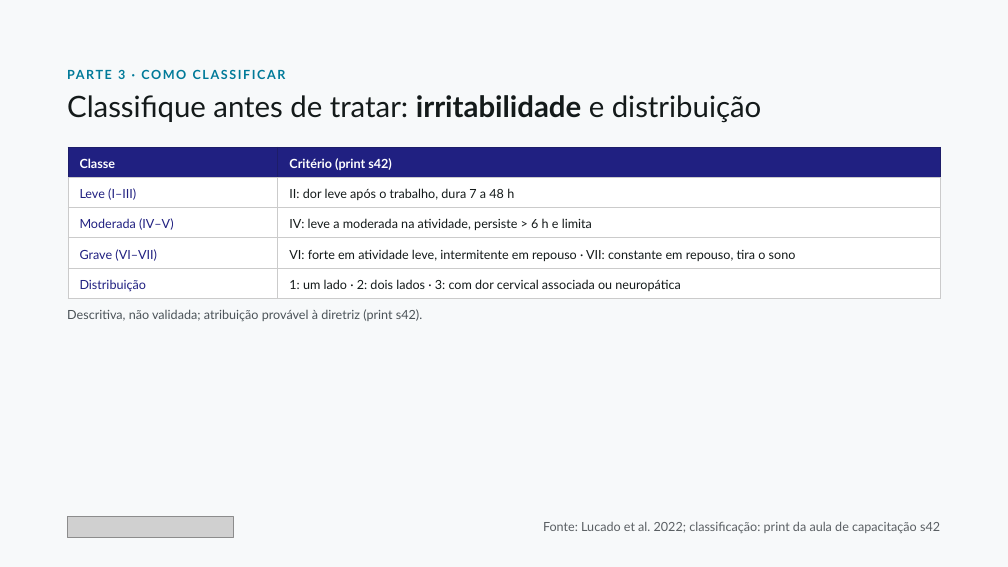
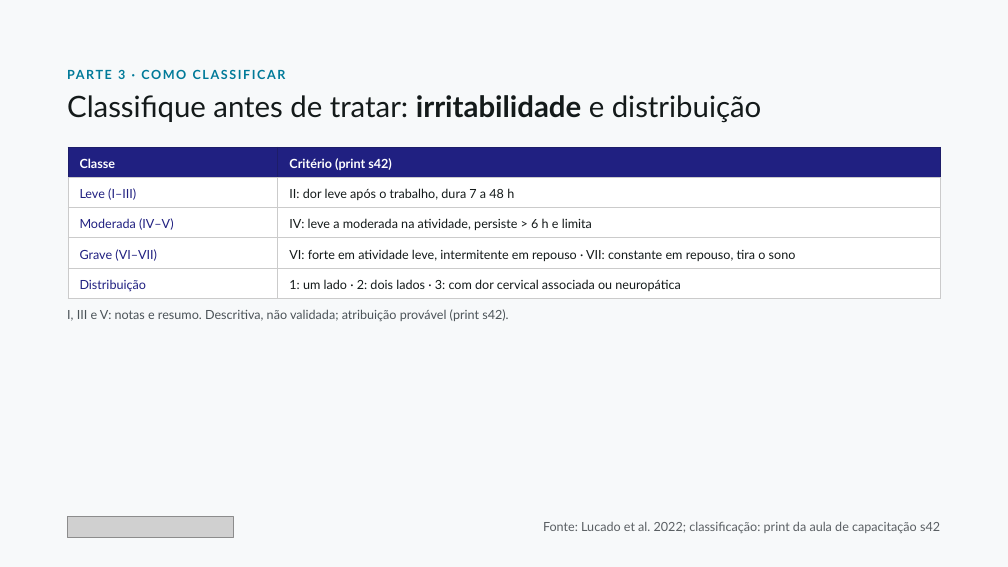
Before and after one commit to dossantosdanieel/illic, a slide deck: slide 22 of aulas/2026-11-cotovelo-lateral-1-diagnostico/04_aula/cotovelo-lateral-1-diagnostico.pptx. Drawn at 1008x567 pixels with LibreOffice and Linux fonts; fonts in the diff are those of the drawing; grey boxes stand for pictures. Boxes give left, top, right and bottom in pixels: in the first picture for what was removed or moved away, otherwise in the second. Text is boxed around its words. In the diff, an @@ line names an element or a change of style, - is before the commit and + after.

```diff
--- a/aulas/2026-11-cotovelo-lateral-1-diagnostico/04_aula/cotovelo-lateral-1-diagnostico.pptx
+++ b/aulas/2026-11-cotovelo-lateral-1-diagnostico/04_aula/cotovelo-lateral-1-diagnostico.pptx
@@ text at [67, 309, 508, 321]: text changed @@
-Descritiva, não validada; atribuição provável à diretriz (print s42).
+I, III e V: notas e resumo. Descritiva, não validada; atribuição provável (print s42).
```
Also in this commit, not shown: 3 other slides changed, 21 other files.
